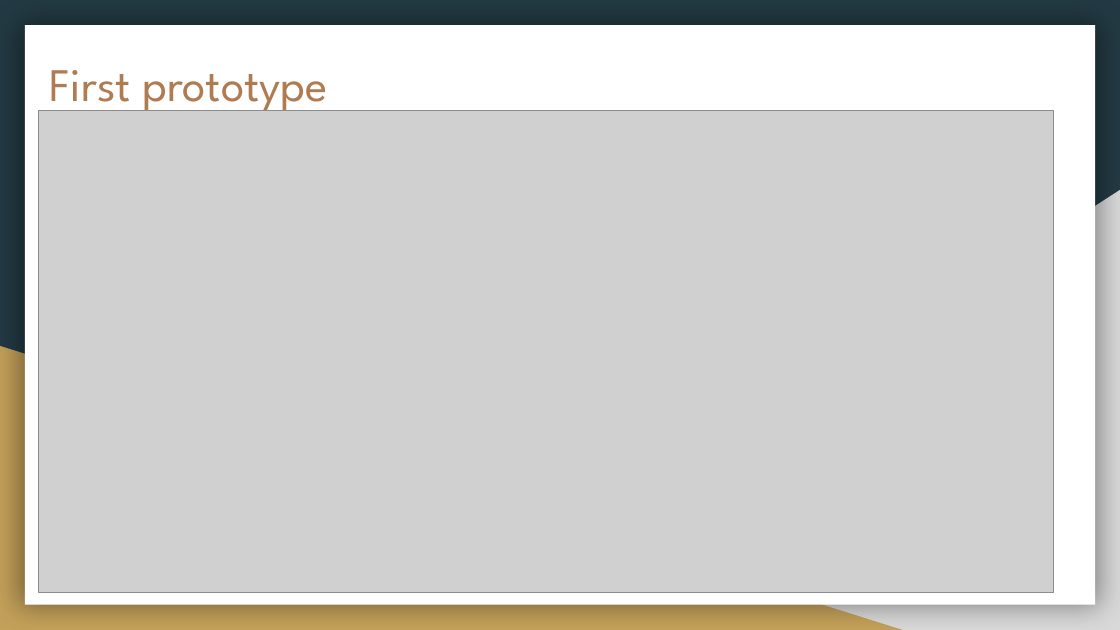
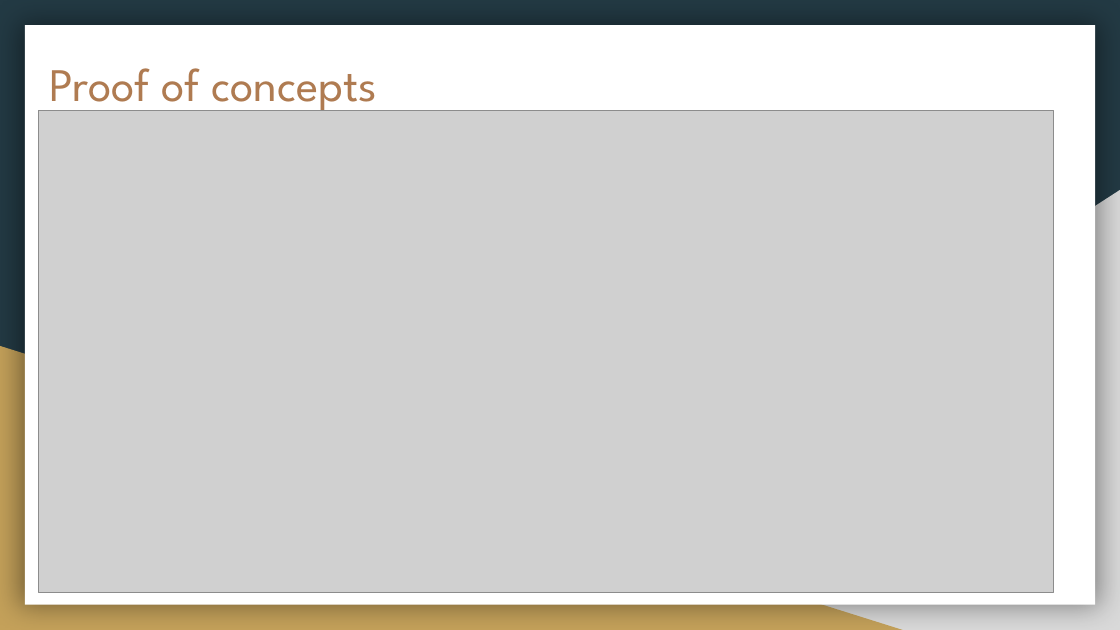
Before and after one commit to dholonakter/Csharp-Traffic-Simulation, a slide deck: slide 7 of First_version_of_the_presentation.pptx. Drawn at 1120x630 pixels with LibreOffice and Linux fonts; fonts in the diff are those of the drawing; grey boxes stand for pictures. Boxes give left, top, right and bottom in pixels: in the first picture for what was removed or moved away, otherwise in the second. Text is boxed around its words. In the diff, an @@ line names an element or a change of style, - is before the commit and + after.

```diff
--- a/First_version_of_the_presentation.pptx
+++ b/First_version_of_the_presentation.pptx
@@ title at bbox=[50, 68, 377, 115]: text changed @@
-First prototype
+Proof of concepts
```
Also in this commit, not shown: 4 other slides changed, 1 slide added, 1 slide removed.
